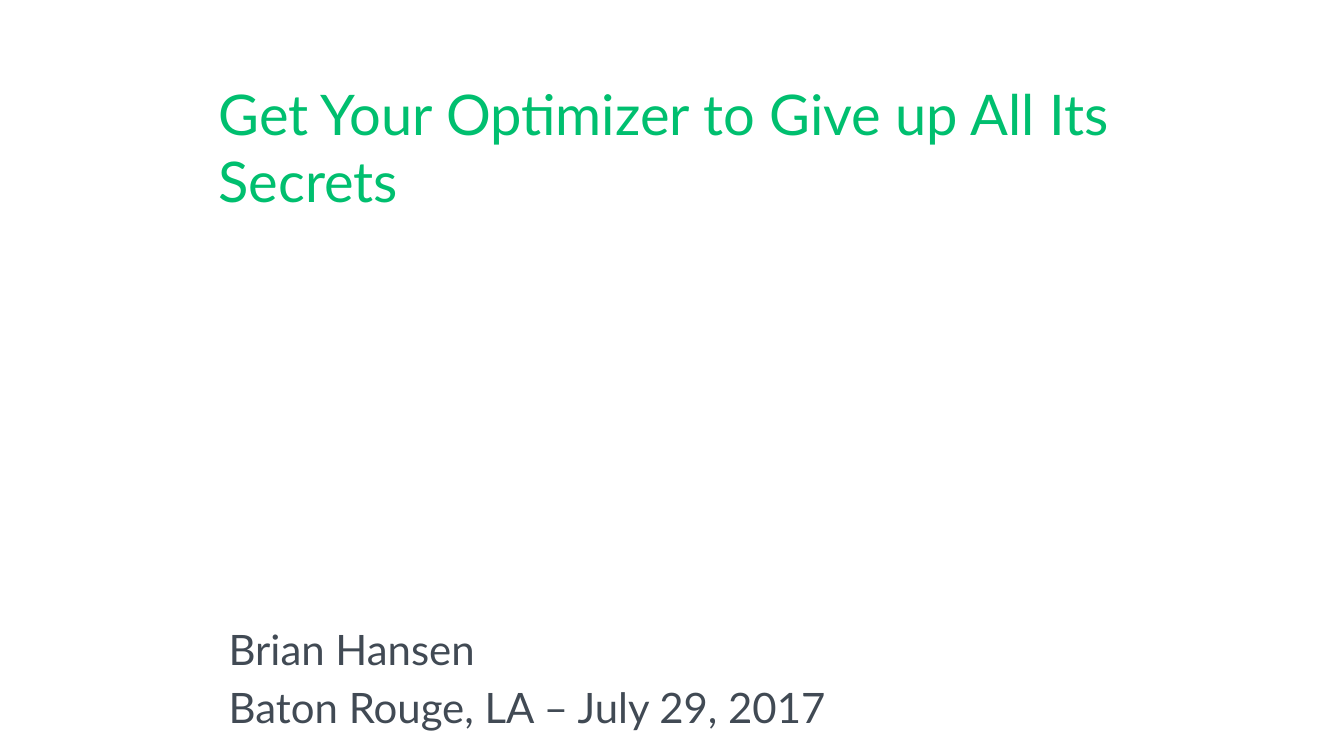
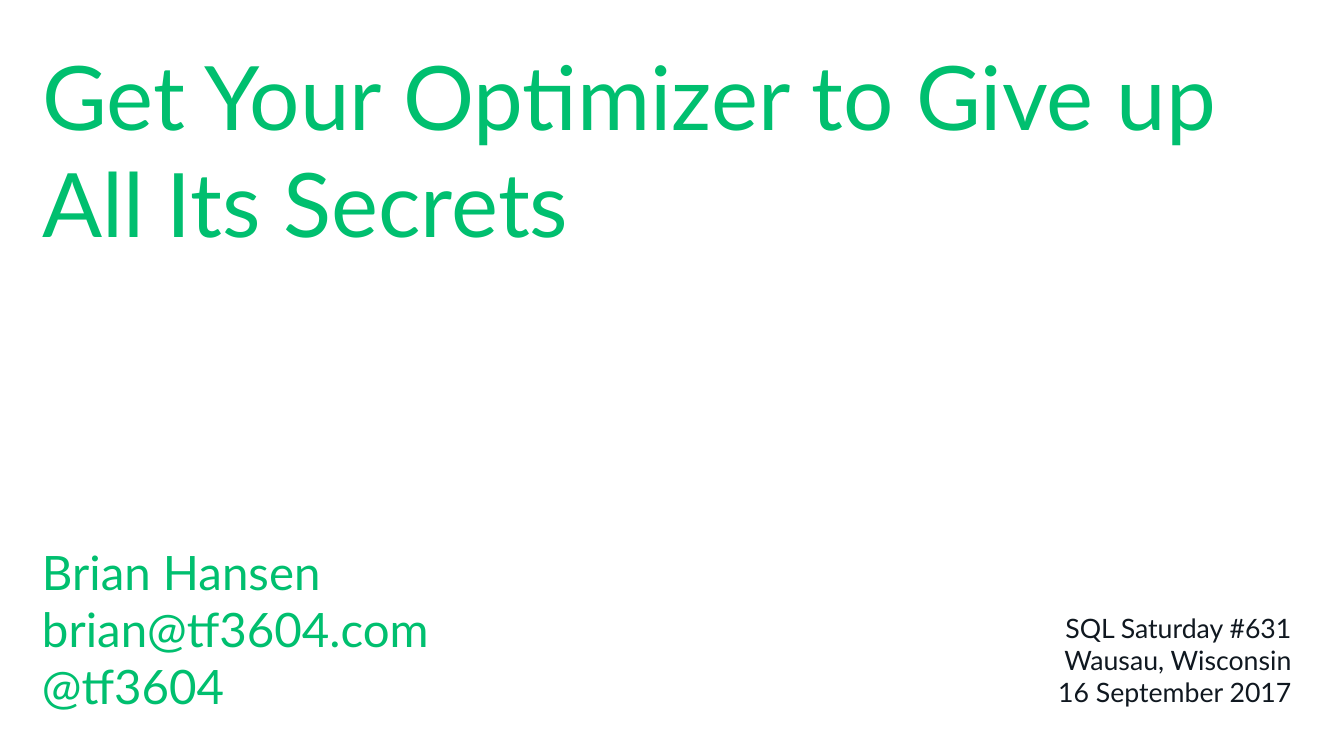
Before and after one commit to tf3604/OptimizerPresentation, a slide deck: slide 1 of Optimizer.pptx. Drawn at 1344x756 pixels with LibreOffice and Linux fonts; fonts in the diff are those of the drawing; background and template pictures are left out. Boxes give left, top, right and bottom in pixels: in the first picture for what was removed or moved away, otherwise in the second. Text is boxed around its words. In the diff, an @@ line names an element or a change of style, - is before the commit and + after.

Commit message:
Reformat slides; add bullet points; recreate title slide.

```diff
--- a/Optimizer.pptx
+++ b/Optimizer.pptx
@@ text "Get Your Optimizer to Give ...": place and size @@
-text "Get Your Optimizer to Give ..." at [219,93,1108,203]
+text "Get Your Optimizer to Give ..." at [42,65,1216,238]
@@ text "Get Your Optimizer to Give ..." at [42,65,1216,238]: size 37.8 to 60 pt; more space between paragraphs; vertical alignment middle to top @@
@@ title added at [42,555,429,710], 32 pt, text #00BF6F @@
+Brian Hansen
+brian@tf3604.com
+@tf3604
@@ text added at [1058,618,1292,707], 18 pt, text #101820 @@
+SQL Saturday #631
+Wausau, Wisconsin
+16 September 2017
@@ text removed at [229,634,825,731] @@
-Brian Hansen
-Baton Rouge, LA – July 29, 2017
```
Also in this commit, not shown: 38 other slides changed.
